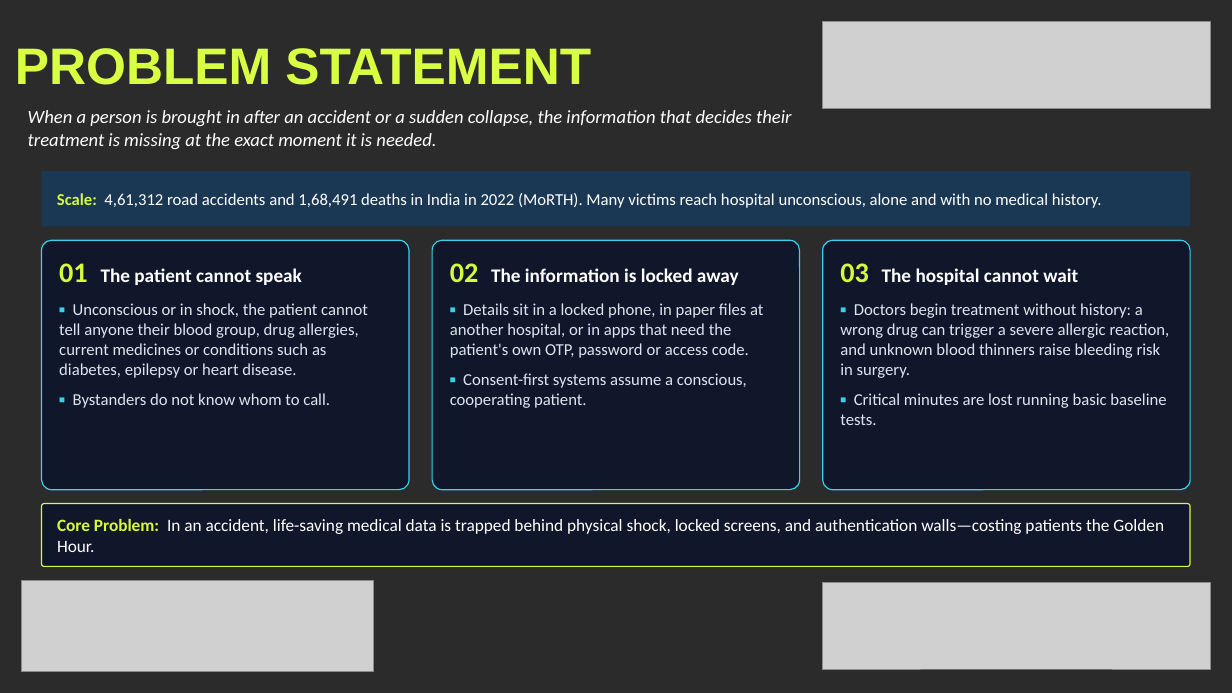
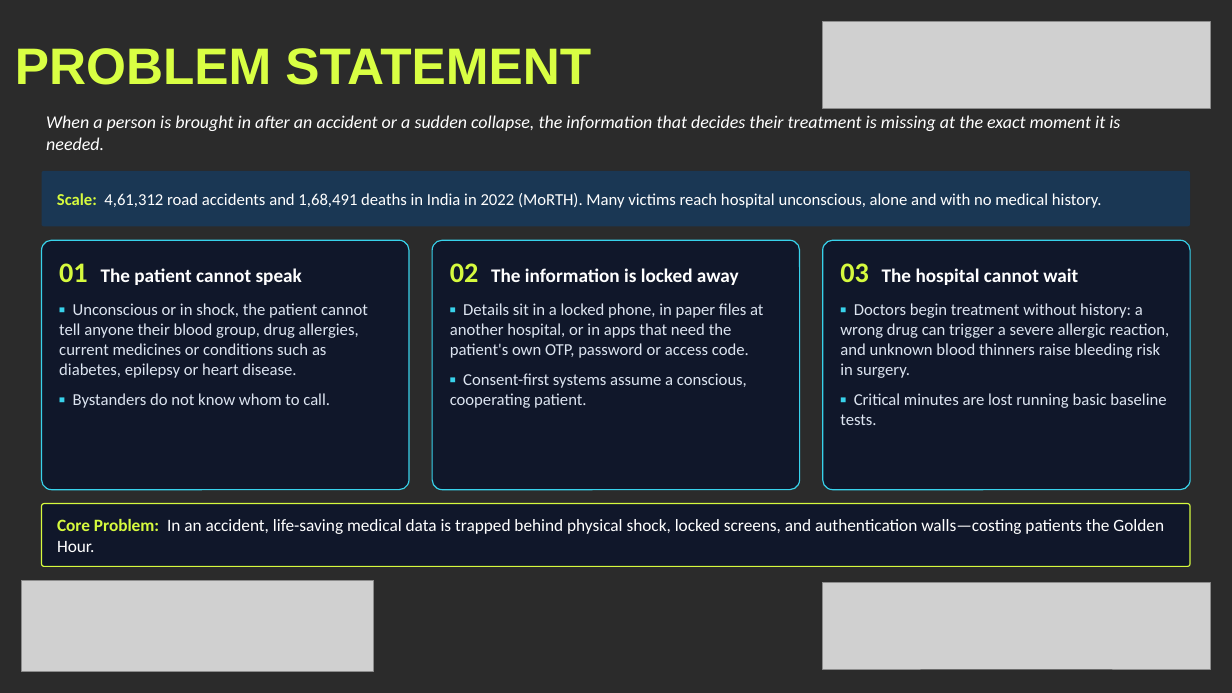
Before and after one commit to yogeshwaran2344/e-healthcare, a slide deck: slide 2 of Khacks_4.0_Proxy_Submission.pptx. Drawn at 1232x693 pixels with LibreOffice and Linux fonts; fonts in the diff are those of the drawing; grey boxes stand for pictures; background and template pictures are left out; a plain dark background stands for a picture behind light text. Boxes give left, top, right and bottom in pixels: in the first picture for what was removed or moved away, otherwise in the second. Text is boxed around its words. In the diff, an @@ line names an element or a change of style, - is before the commit and + after.

```diff
--- a/Khacks_4.0_Proxy_Submission.pptx
+++ b/Khacks_4.0_Proxy_Submission.pptx
@@ text "When a person is brought ...": place and size @@
-text "When a person is brought ..." at [28,110,791,149]
+text "When a person is brought ..." at [46,115,1120,150]
@@ text "When a person is brought ..." at [46,115,1120,150]: size 14.5 to 14 pt @@
```
Also in this commit, not shown: 5 other slides changed, 1 other file.
